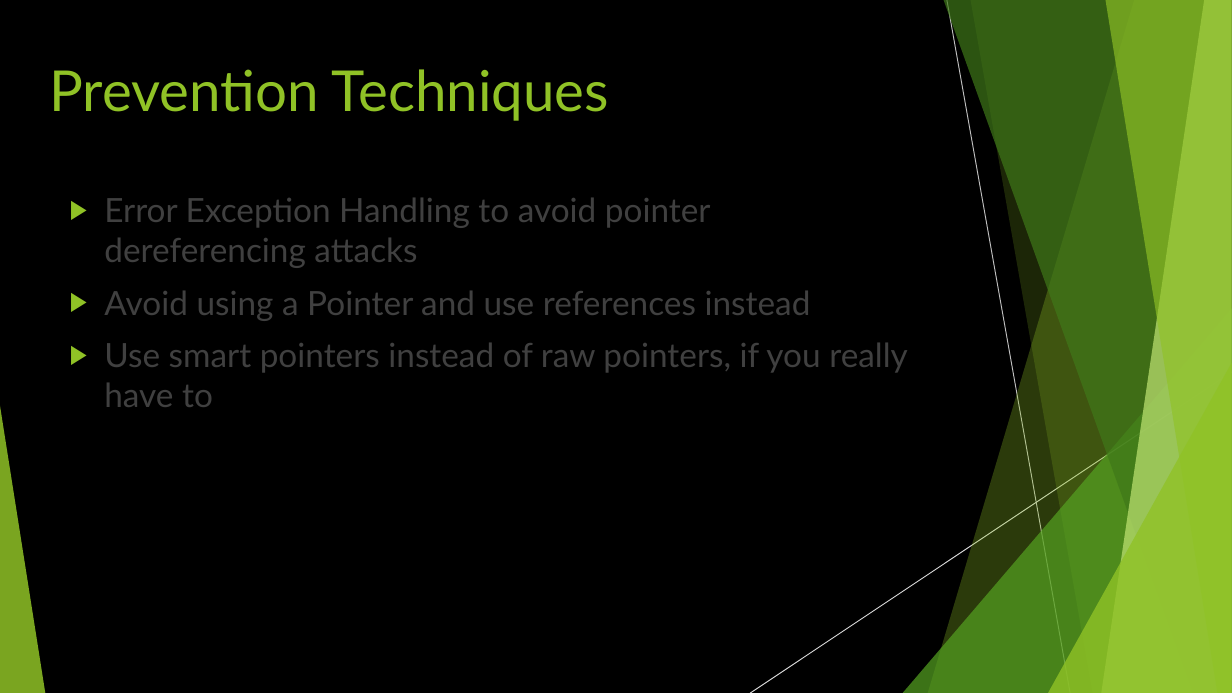
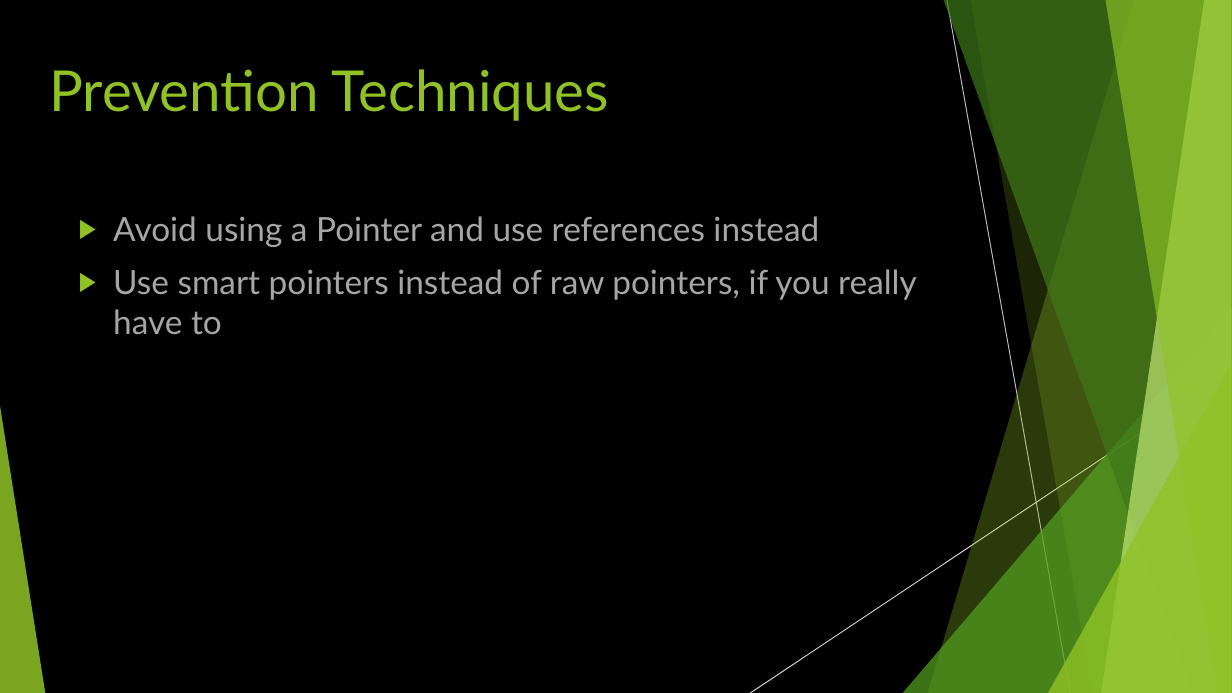
Before and after one commit to raamishkhan99/cpp-security-risks, a slide deck: slide 14 of 3 SECURITY RISKS OF C++ - Raamish Khan.pptx. Drawn at 1232x693 pixels with LibreOffice and Linux fonts; fonts in the diff are those of the drawing. Boxes give left, top, right and bottom in pixels: in the first picture for what was removed or moved away, otherwise in the second. Text is boxed around its words. In the diff, an @@ line names an element or a change of style, - is before the commit and + after.

```diff
--- a/3 SECURITY RISKS OF C++ - Raamish Khan.pptx
+++ b/3 SECURITY RISKS OF C++ - Raamish Khan.pptx
@@ text "Avoid using a Pointer and ...": place and size @@
-text "Avoid using a Pointer and ..." at (104,198,908,407)
+text "Avoid using a Pointer and ..." at (113,216,917,335)
@@ text "Avoid using a Pointer and ..." at (113,216,917,335): text colour #404040 to #A6A6A6 @@
@@ text at (104,198,711,268): paragraph removed @@
-▶ Error Exception Handling to avoid pointer dereferencing attacks
```
Also in this commit, not shown: 11 other slides changed.
